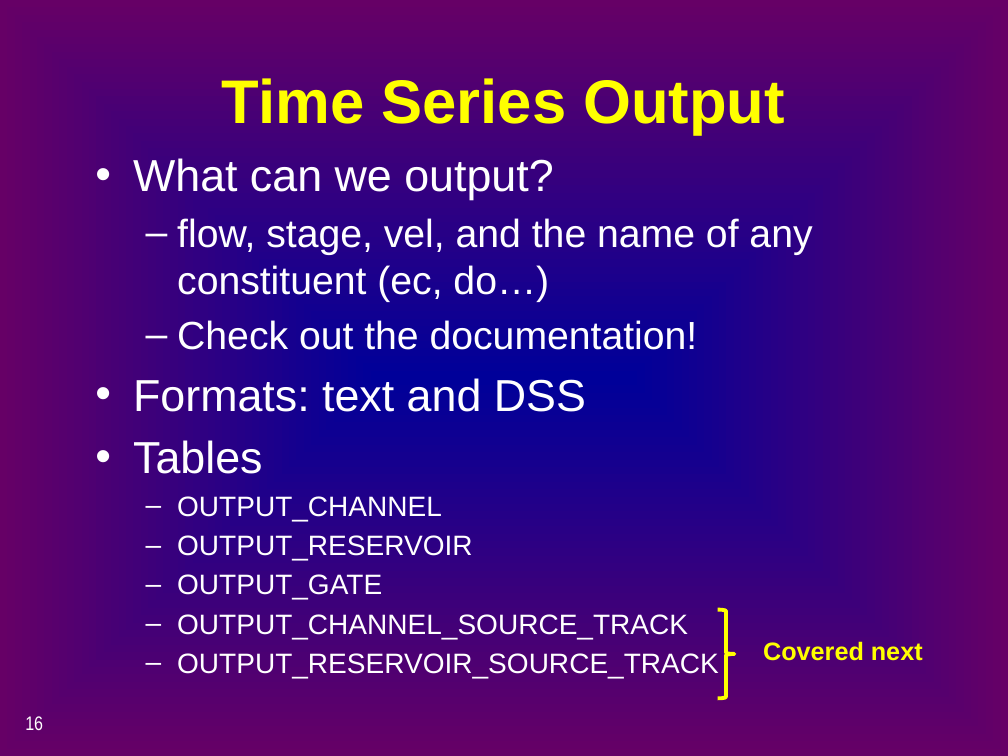
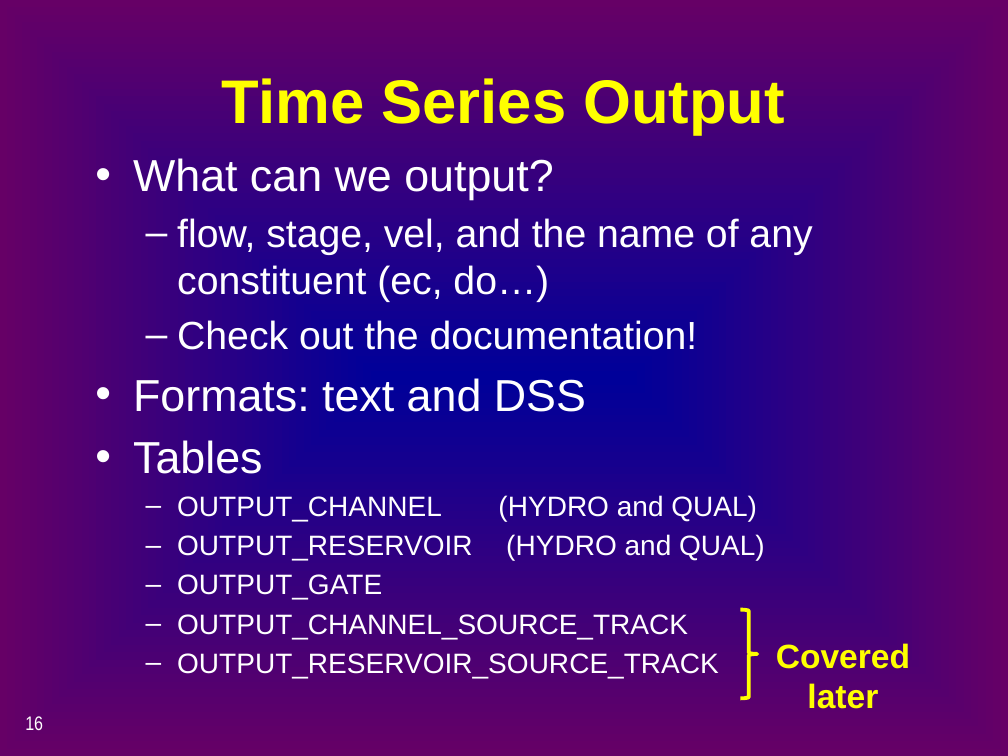
Before and after one commit to CADWRDeltaModeling/dsm2, a slide deck: slide 16 of dsm2/presentations/p4_simulation_data.pptx. Drawn at 1008x756 pixels with LibreOffice and Linux fonts; fonts in the diff are those of the drawing. Boxes give left, top, right and bottom in pixels: in the first picture for what was removed or moved away, otherwise in the second. Text is boxed around its words. In the diff, an @@ line names an element or a change of style, - is before the commit and + after.

```diff
--- a/dsm2/presentations/p4_simulation_data.pptx
+++ b/dsm2/presentations/p4_simulation_data.pptx
@@ text at [177, 495, 765, 560]: text changed @@
-  – OUTPUT_CHANNEL
-  – OUTPUT_RESERVOIR
+  – OUTPUT_CHANNEL (HYDRO and QUAL)
+  – OUTPUT_RESERVOIR (HYDRO and QUAL)
@@ right brace: place and size @@
-right brace at [718, 610, 735, 699]
+right brace at [741, 610, 758, 699]
@@ text at [776, 643, 910, 709]: text changed; size 18 to 24 pt @@
-Covered next
+Covered later
```
Also in this commit, not shown: 14 other slides changed, 4 slides added, 4 slides removed, 2 other files.
